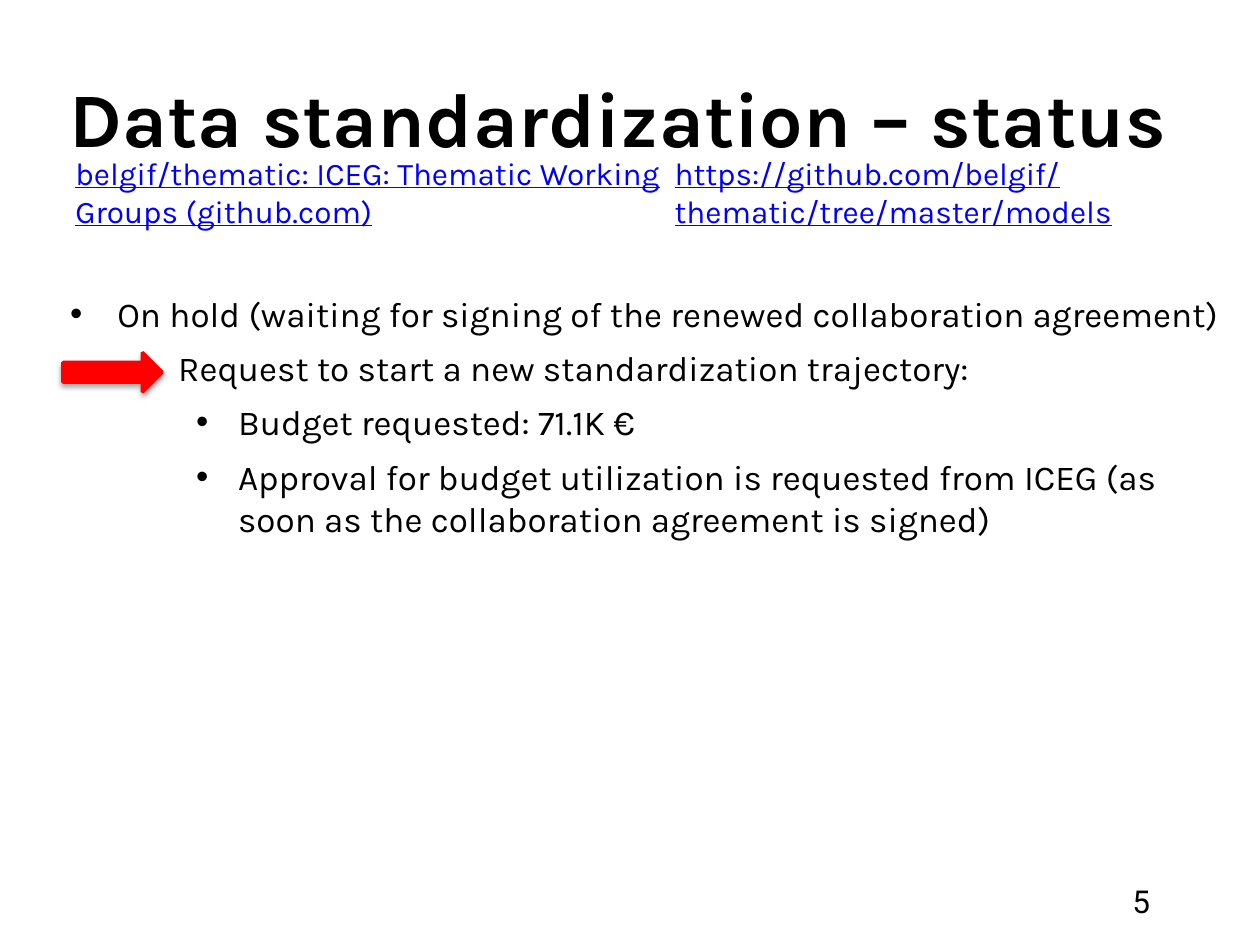
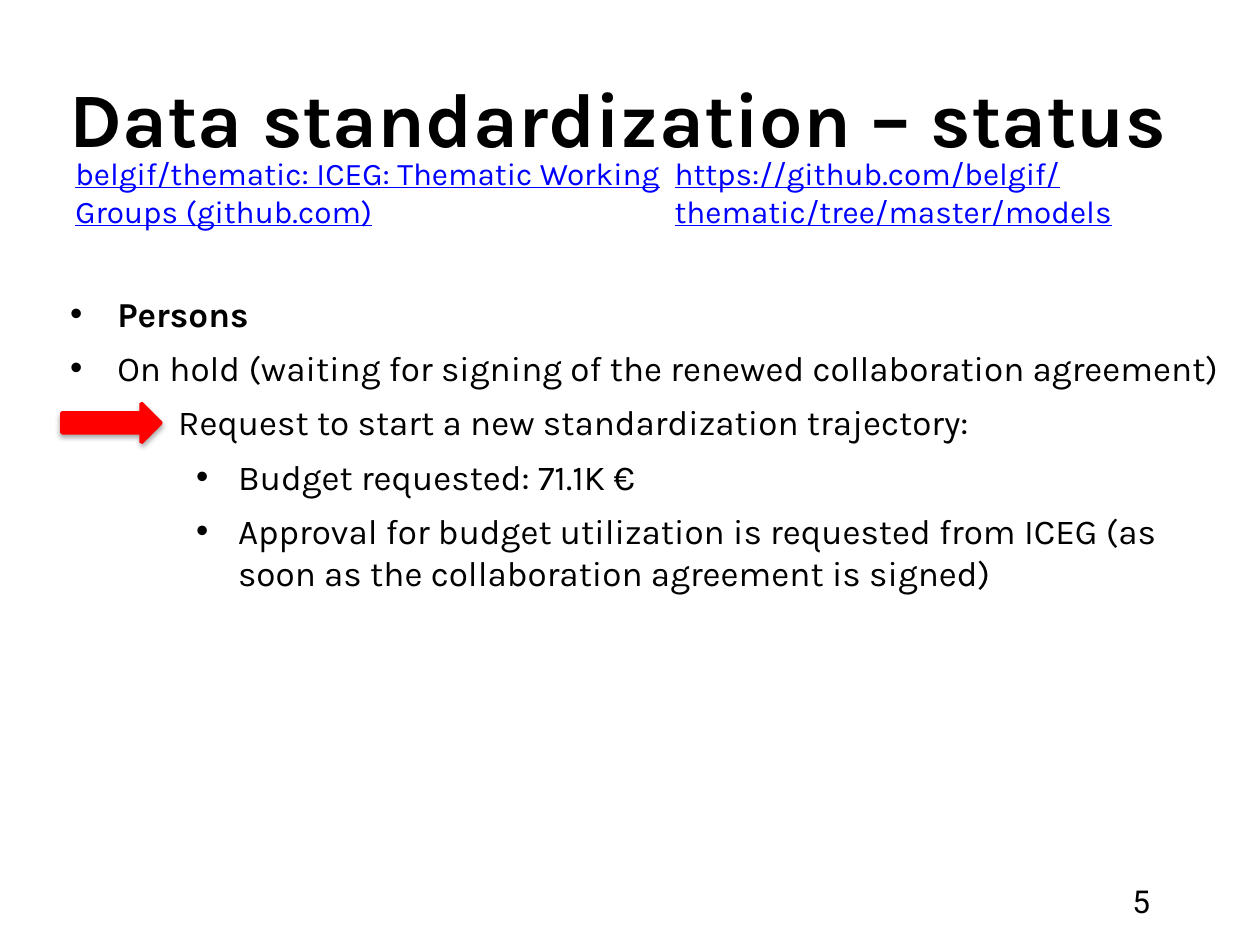
Before and after one commit to belgif/review, a slide deck: slide 5 of Meetings/2024-06-12/ICEG_standardisation_20240626.pptx. Drawn at 1260x945 pixels with LibreOffice and Linux fonts; fonts in the diff are those of the drawing. Boxes give left, top, right and bottom in pixels: in the first picture for what was removed or moved away, otherwise in the second. Text is boxed around its words. In the diff, an @@ line names an element or a change of style, - is before the commit and + after.

```diff
--- a/Meetings/2024-06-12/ICEG_standardisation_20240626.pptx
+++ b/Meetings/2024-06-12/ICEG_standardisation_20240626.pptx
@@ text at <box>117,304,248,328</box>: paragraph added @@
+• Persons
@@ right arrow: place and size @@
-right arrow at <box>63,353,163,392</box>
+right arrow at <box>62,403,161,442</box>
```
Also in this commit, not shown: 3 other slides changed.
